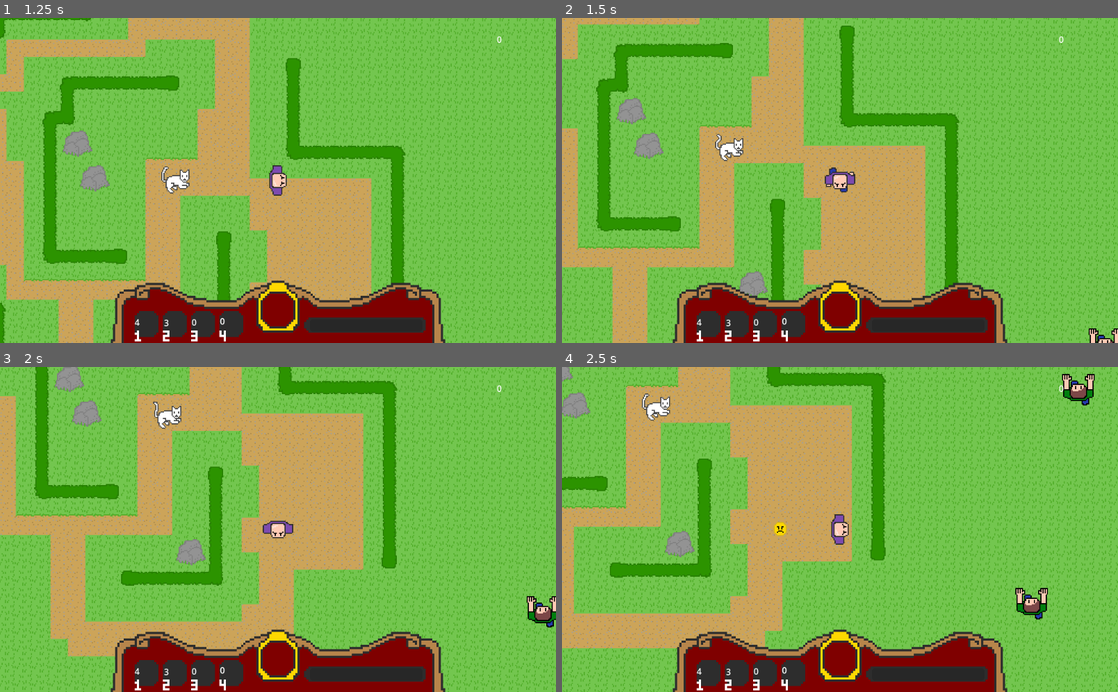
Above: before the commit, frames 1-4 (two rows, left to right).
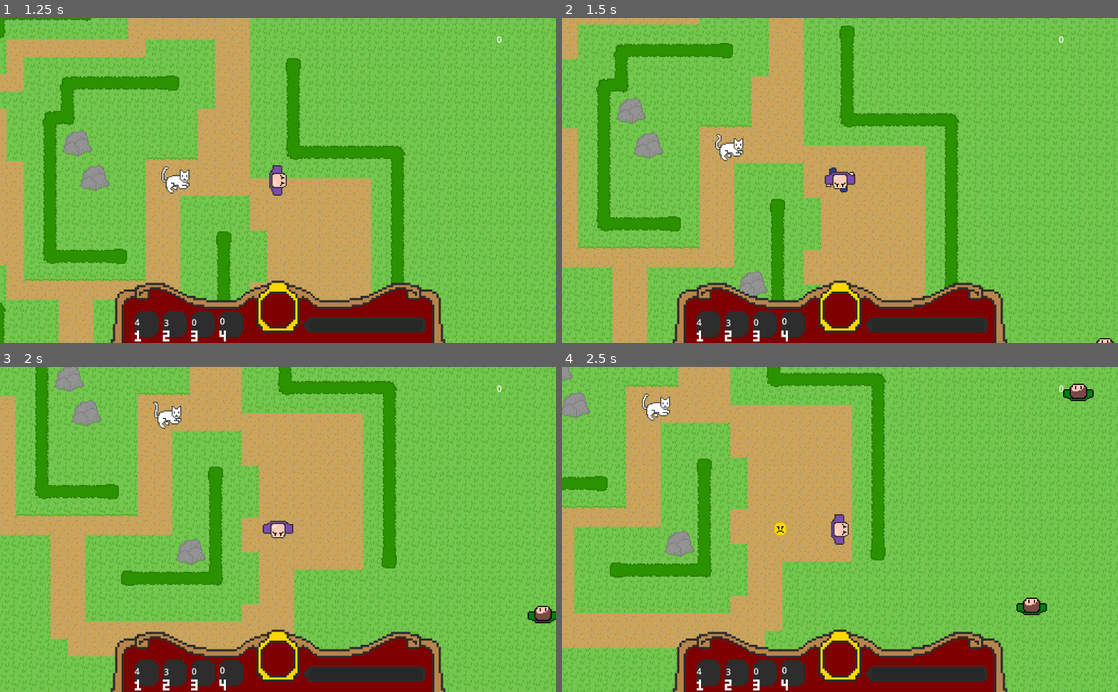
Above: after the commit, the same moments.

Repository: JessicaCC-gd/GGJ2024-2_4_1
Game: Godot game, scene res://level.tscn
Same seed, same stepped clock (60 frames per second), same inputs: the game is played once before the commit and once after it.
Inputs:
- Up to frame 1 (1.25 s): tap Enter at 0.5 s; hold Right (move_right) from 0.53 s (still down); tap 1 (action_1) at 0.6 s
- Up to frame 2 (1.5 s): release Right (move_right) at 1.28 s; hold Down (move_down) from 1.28 s (still down); tap 2 (action_2) at 1.35 s
- Up to frame 3 (2 s): keep holding Down (move_down)
- Up to frame 4 (2.5 s): release Down (move_down) at 2.03 s; hold Right (move_right) from 2.03 s (still down); tap 3 (action_3) at 2.1 s

Frame 1 is identical in both runs. In frame 2, 0.1% of the frame differs, in the area x 94-100%, y 95-100%; in frame 3, 0.2%; in frame 4, 0.4%, in the area x 81-96%, y 2-78%.

Commit message:
Fix enemy idle

Diff:
--- a/enemy.gd
+++ b/enemy.gd
@@ -22,6 +22,8 @@
 		var cat_direction = _get_los($"../cat".global_position)
 		if cat_direction != null:
 			direction = cat_direction
+			_animated_sprite.rotation = atan2(direction.y, direction.x) + PI/2
+			_animated_sprite.play("walk")
 			chasing_cat = true
 
 	if !chasing_cat:
@@ -37,8 +39,8 @@
 			direction = Vector2.ZERO
 		else:
 			direction = trail_direction
+			_animated_sprite.rotation = atan2(direction.y, direction.x) + PI/2
 			_animated_sprite.play("walk")
-			_animated_sprite.rotation = atan2(direction.y, direction.x) + PI/2
 
 func _get_los(target_pos):
 	_raycast.set_target_position(target_pos - global_position)
--- a/enemy.tscn
+++ b/enemy.tscn
@@ -1,10 +1,11 @@
-[gd_scene load_steps=10 format=3 uid="uid://caw7rqaxhu3h7"]
+[gd_scene load_steps=12 format=3 uid="uid://danj4or15odof"]
 
 [ext_resource type="Texture2D" uid="uid://dk0rslfm1nrq5" path="res://assets/sprites/tickler_walk.png" id="1_dblfr"]
 [ext_resource type="Script" path="res://enemy.gd" id="1_r2d8k"]
+[ext_resource type="Texture2D" uid="uid://kspv4a8heywr" path="res://assets/sprites/tickler_idle.png" id="2_uwyc5"]
 
-[sub_resource type="AtlasTexture" id="AtlasTexture_jygyw"]
-atlas = ExtResource("1_dblfr")
+[sub_resource type="AtlasTexture" id="AtlasTexture_ti14c"]
+atlas = ExtResource("2_uwyc5")
 region = Rect2(0, 0, 32, 32)
 
 [sub_resource type="AtlasTexture" id="AtlasTexture_ulu11"]
@@ -70,7 +71,7 @@
 
 [node name="AnimatedSprite2D" type="AnimatedSprite2D" parent="."]
 sprite_frames = SubResource("SpriteFrames_3l6sg")
-animation = &"walk"
+animation = &"idle"
 
 [node name="CollisionShape2D" type="CollisionShape2D" parent="."]
 shape = SubResource("CircleShape2D_pe2hc")
Not shown: 1 places in enemy.tscn that only renumber resources
